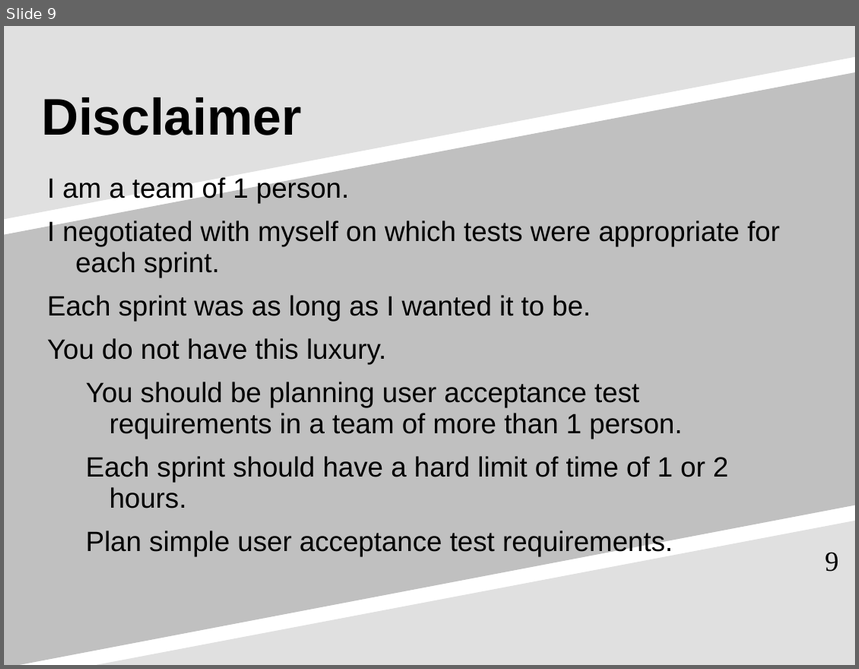
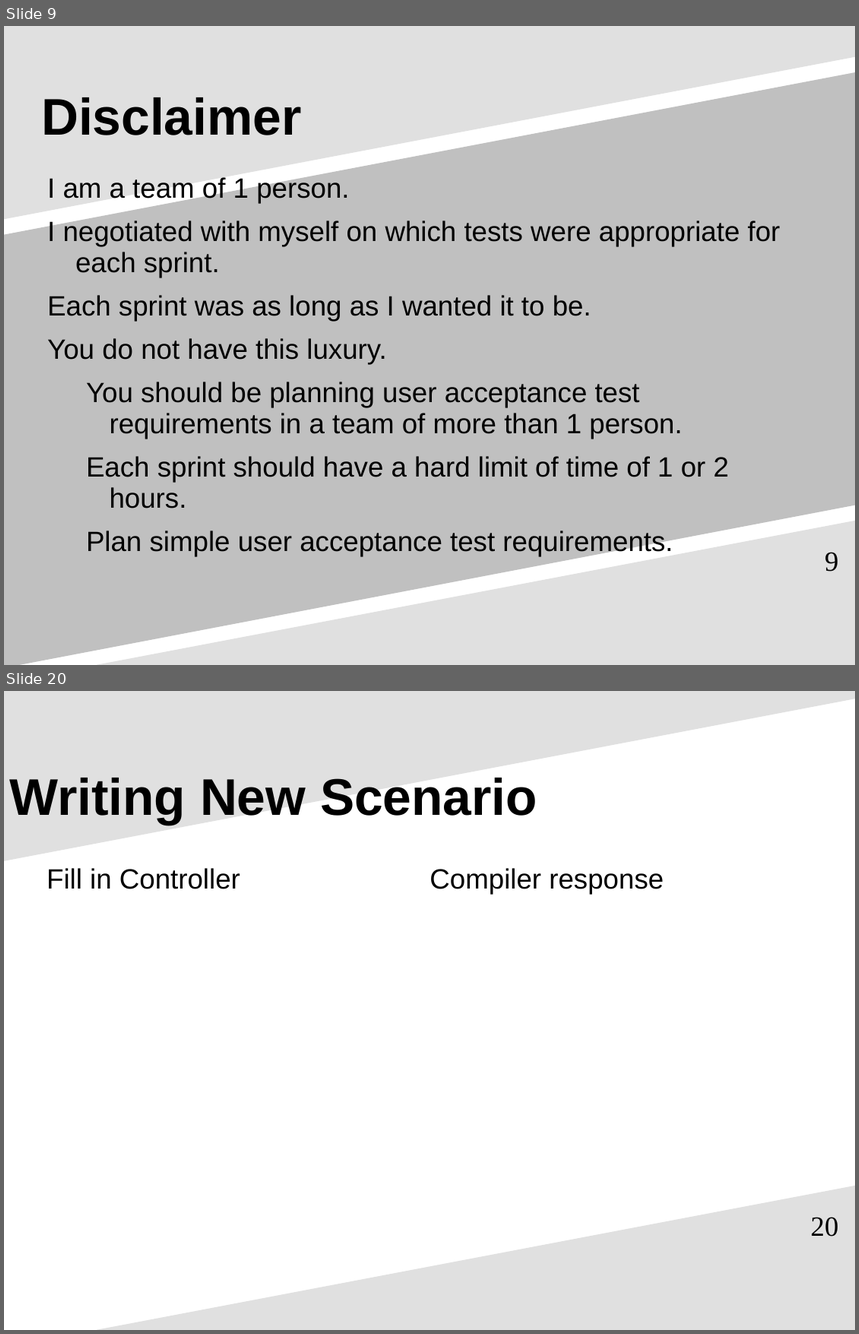
Before and after one commit to pcooke2002/accept_automated_behavior_dd, a slide deck: learning_agile_accept_auto_behavior_dd.ppt. Shown one above the other, each under a label of ours: slide 9 before the commit, slides 9 and 20 after it; the slides between them are not shown. The pictures are 859x669 and 859x1334 pixels, drawn with LibreOffice and Linux fonts; fonts in the diff are those of the drawing. Boxes give left, top, right and bottom in pixels: in the first picture for what was removed or moved away, otherwise in the second. Text is boxed around its words. In the diff, an @@ line names an element or a change of style, - is before the commit and + after.

```diff
--- a/learning_agile_accept_auto_behavior_dd.ppt
+++ b/learning_agile_accept_auto_behavior_dd.ppt
@@ slide 20 added at box(4, 691, 855, 1330), background #FFFFFF; not listed: 1 template element that a slide beside it also shows @@
@@ freeform shape added at box(4, 691, 855, 861), fill #E0E0E0 @@
@@ title added at box(10, 778, 538, 825), 48 pt, text #000000, bold @@
+Writing New Scenario
@@ text added at box(47, 868, 240, 889), 26 pt, text #000000 @@
+Fill in Controller
@@ text added at box(430, 868, 664, 894), 26 pt, text #000000 @@
+Compiler response
@@ page number added at box(811, 1217, 839, 1237), 26 pt, text #000000 @@
+20
@@ slide 9 changed as well @@
@@ text at box(47, 176, 781, 364): indent changed @@
```
Also in this commit, not shown: 5 other slides changed, 10 other slides added, 8 slides removed.
